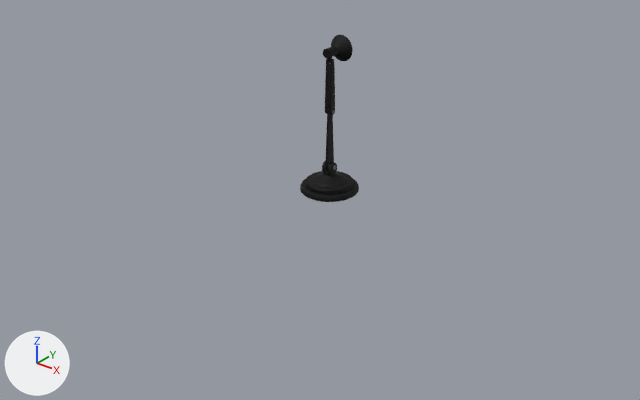
One commit to the Blender file Decoration/DeskLamp.blend: the scene before it, then after it.
The view is the same before and after, from a 50 mm camera at (2.54, -3.25, 1.94) aimed at (0.07, -0.17, 0.03). Every picture has the same lights, and +X, +Y and +Z are marked at lower left.
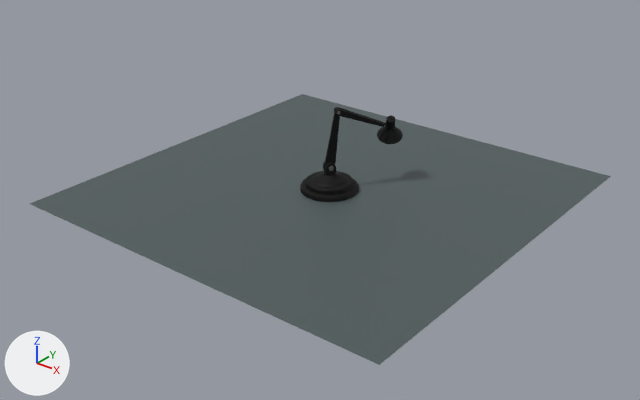
Where the newer file only moved an object's origin or applied its transform, the numbers keep the older frame.

The change, as a list of edits to the scene's bpy script:
```text
Add mat_material_003:
    mat_material_003 = principled_material('Material.003')
    mat_material_003.base_color = (0.0779, 0.104, 0.106)  # dark grey #4f5b5c
Change me_cube_001:
    where me_cube_001.from_pydata(...)  # 52 vertices, 30 faces; spans x -0.007..0.007, y -0.026..0.026, z -0.142..0.184
    used by ob_cube; location = (0.0, 0.0, 0.254)
    me_cube_001 part 1: the whole mesh is moved by (0.0, 0.0, 0.123)
Change me_cube_002:
    where me_cube_002.from_pydata(...)  # 52 vertices, 30 faces; spans x -0.007..0.007, y -0.026..0.026, z -0.142..0.184
    used by ob_cube_001; location = (-0.013, 0.0, 0.534); scale = (1.0, 0.611, 0.865)
    me_cube_002 part 2: the whole mesh is multiplied about its middle by the matrix ((0.811, -0.13, 0.472), (-0.957, -0.294, 1.069), (0.0, -0.658, -0.363)), then moved by (0.095, 0.221, -0.203)
Change me_cylinder_005:
    used by ob_cylinder_005; location = (0.0, 0.0, 0.724); rotation_euler = (-1.571, 1.571, 0.0), in degrees (-90, 90, 0); scale = (-0.148, -0.148, 1.96)
    remove me_cylinder_005.from_pydata(...)  # 288 vertices, 258 faces; spans x -0.442..0.442, y -0.442..0.442, z -0.015..0.046
    add me_cylinder_005.from_pydata(...)  # 768 vertices, 738 faces; spans x -0.066..0.066, y -0.066..0.066, z -0.039..0.09
    me_cylinder_005 part 3: 288 vertices removed from x -0.442..0.442, y -0.442..0.442, z -0.015..0.046; 768 vertices added at x -0.066..0.066, y -0.066..0.066, z -0.039..0.09
Add me_plane:
    me_plane.from_pydata([(-1.0, -1.0, 0.0), (1.0, -1.0, 0.0), (-1.0, 1.0, 0.0), (1.0, 1.0, 0.0)], [], [(0, 1, 3, 2)])
    me_plane.materials.append(mat_material_003)  # dark grey #4f5b5c
Change ob_cylinder_001:
    ob_cylinder_001.location: (0.0, 0.0, 0.0) -> (0.0, 0.0, 0.086)
Change ob_cube:
    add ob_cube.parent = ob_cylinder_002
    add ob_cube.matrix_parent_inverse = Matrix(((0.0, 0.0, 1.0, -0.131), (0.0, -1.0, 0.0, 0.0), (1.0, 0.0, 0.0, 0.0), (0.0, 0.0, 0.0, 1.0)))
    ob_cube.location: (0.0, 0.0, 0.254) -> (0.0, 0.0, 0.131)
Change ob_cylinder_002:
    ob_cylinder_002.scale: (-0.0813, -0.0813, 2.15) -> (1.0, 1.0, 1.0)
Change ob_cube_002:
    ob_cube_002.scale: (1.0, 0.611, 0.865) -> (1.0, 1.0, 1.0)
    add ob_cube_002.parent = ob_cylinder_003
    add ob_cube_002.matrix_parent_inverse = Matrix(((0.0, 0.0, 1.0, -0.425), (0.0, -1.0, 0.0, 0.0), (1.0, 0.0, 0.0, 0.0), (0.0, 0.0, 0.0, 1.0)))
    ob_cube_002.location: (0.0132, 0.0, 0.534) -> (0.0, 0.0, 0.425)
Change ob_cylinder_003:
    ob_cylinder_003.scale: (-0.0579, -0.0579, 1.44) -> (1.0, 1.0, 1.0)
Change ob_cylinder_004:
    ob_cylinder_004.scale: (-0.0241, -0.0241, 1.44) -> (1.0, 1.0, 1.0)
Change ob_cube_003:
    ob_cube_003.scale: (1.0, 0.316, 0.0997) -> (1.0, 1.0, 1.0)
Change ob_cylinder_005:
    add ob_cylinder_005.parent = ob_empty_004
    add ob_cylinder_005.matrix_parent_inverse = Matrix(((0.0, 1.0, 0.0, 0.0), (0.0, 0.0, 1.0, -0.724), (1.0, 0.0, 0.0, 0.0), (0.0, 0.0, 0.0, 1.0)))
    ob_cylinder_005.scale: (-0.148, -0.148, 1.96) -> (1.0, 1.0, 1.0)
Add ob_empty_004:
    ob_empty_004 = bpy.data.objects.new('Empty.004', None)
    ob_empty_004.parent = ob_cube_003
    ob_empty_004.matrix_parent_inverse = Matrix(((1.0, 0.0, 0.0, 0.0), (0.0, 1.0, 0.0, 0.0), (0.0, 0.0, 1.0, -0.685), (0.0, 0.0, 0.0, 1.0)))
    ob_empty_004.location = (0.0, 0.0, 0.724)
    ob_empty_004.rotation_euler = (1.571, 0.0, 1.996)  # degrees (90, 0, 114)
Add ob_plane:
    ob_plane = bpy.data.objects.new('Plane', me_plane)
    ob_plane.location = (0.0, 0.0, 0.0)
    ob_plane.scale = (1.06, 1.06, 1.06)
```

Changed parts and their boxes (x1, y1, x2, y2) in the pictures (640 x 400 px):
'Plane', added
    after: (30, 94, 611, 365)
'Cylinder.005', reshaped, moved, rescaled (13% narrower, 11% taller)
    before: (323, 35, 353, 61)
    after: (377, 115, 403, 144)
'Cube', moved, rescaled
    before: (325, 109, 334, 169)
    after: (325, 108, 340, 166)
'Cylinder.001', moved
    before: (311, 161, 348, 187)
    after: (311, 162, 348, 187)
'Cube.002', moved, rescaled
    before: (329, 59, 335, 115)
    after: (335, 109, 386, 127)
'Cube.001', reshaped
    before: (325, 58, 330, 114)
    after: (334, 107, 383, 123)
'Cylinder.002', moved, rescaled
    before: (332, 165, 336, 170)
    after: (329, 166, 334, 171)
'Cube.003', moved, rescaled (not visible afterwards)
    before: (328, 57, 332, 62)
